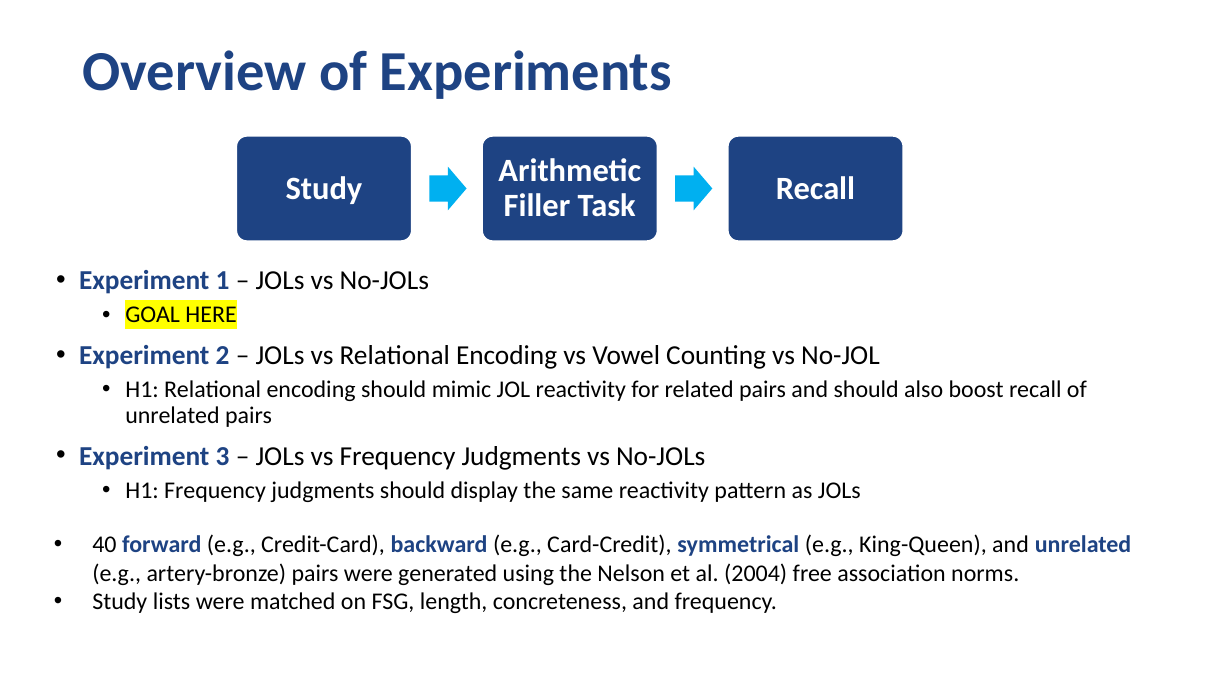
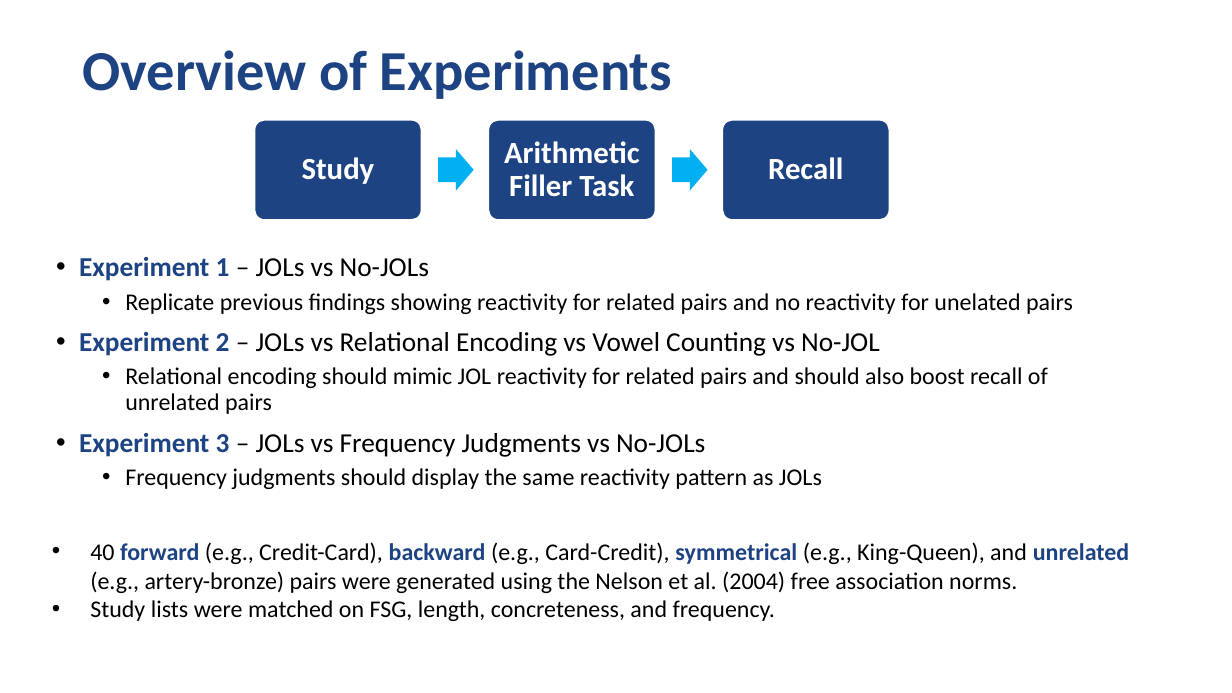
Before and after one commit to npm27/JOL-Reactivity-1, a slide deck: slide 3 of 6 Presentations/JOL Reactivity.pptx. Drawn at 1232x693 pixels with LibreOffice and Linux fonts; fonts in the diff are those of the drawing. Boxes give left, top, right and bottom in pixels: in the first picture for what was removed or moved away, otherwise in the second. Text is boxed around its words. In the diff, an @@ line names an element or a change of style, - is before the commit and + after.

Commit message:
work on powerpoint

```diff
--- a/6 Presentations/JOL Reactivity.pptx
+++ b/6 Presentations/JOL Reactivity.pptx
@@ rounded rectangle: place and size @@
-rounded rectangle at bbox=[237, 136, 411, 240]
+rounded rectangle at bbox=[255, 120, 423, 219]
@@ size 19 to 18 pt in 3 elements at bbox=[504, 141, 640, 197], bbox=[768, 157, 843, 180], bbox=[302, 157, 375, 184] @@
@@ text "Study": place and size @@
-text "Study" at bbox=[286, 176, 363, 204]
+text "Study" at bbox=[302, 157, 375, 184]
@@ right arrow: place and size @@
-right arrow at bbox=[430, 166, 467, 209]
+right arrow at bbox=[439, 149, 474, 191]
@@ rounded rectangle: place and size @@
-rounded rectangle at bbox=[482, 136, 657, 240]
+rounded rectangle at bbox=[488, 120, 655, 219]
@@ text "Arithmetic Filler Task": place and size @@
-text "Arithmetic Filler Task" at bbox=[498, 158, 641, 217]
+text "Arithmetic Filler Task" at bbox=[504, 141, 640, 197]
@@ right arrow: place and size @@
-right arrow at bbox=[675, 166, 712, 209]
+right arrow at bbox=[673, 149, 708, 191]
@@ rounded rectangle: place and size @@
-rounded rectangle at bbox=[728, 136, 903, 240]
+rounded rectangle at bbox=[722, 120, 890, 219]
@@ text "Recall": place and size @@
-text "Recall" at bbox=[776, 176, 855, 200]
+text "Recall" at bbox=[768, 157, 843, 180]
@@ text "Experiment 1 – JOLs vs ...": place and size @@
-text "Experiment 1 – JOLs vs ..." at bbox=[79, 270, 1087, 502]
+text "Experiment 1 – JOLs vs ..." at bbox=[79, 257, 1073, 489]
@@ text at bbox=[125, 293, 1073, 314]: text changed @@
-  • GOAL HERE
+  • Replicate previous findings showing reactivity for related pairs and no reactivity for unelated pairs
@@ text at bbox=[125, 367, 1048, 414]: text changed @@
-  • H1: Relational encoding should mimic JOL reactivity for related pairs and should also boost recall of unrelated pairs
+  • Relational encoding should mimic JOL reactivity for related pairs and should also boost recall of unrelated pairs
@@ text at bbox=[125, 468, 822, 489]: text changed @@
-  • H1: Frequency judgments should display the same reactivity pattern as JOLs
+  • Frequency judgments should display the same reactivity pattern as JOLs
@@ text "40 forward (e.g., Credit-Card), backward ...": place and size @@
-text "40 forward (e.g., Credit-Card), backward ..." at bbox=[92, 534, 1132, 613]
+text "40 forward (e.g., Credit-Card), backward ..." at bbox=[90, 542, 1130, 621]
```
Also in this commit, not shown: 2 other slides changed, 2 slides added, 3 slides removed.
